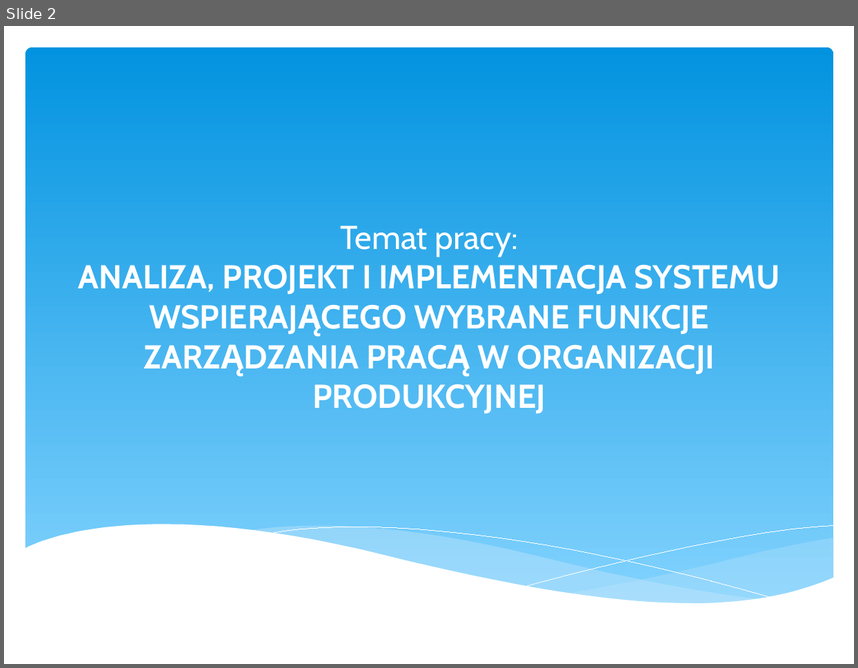
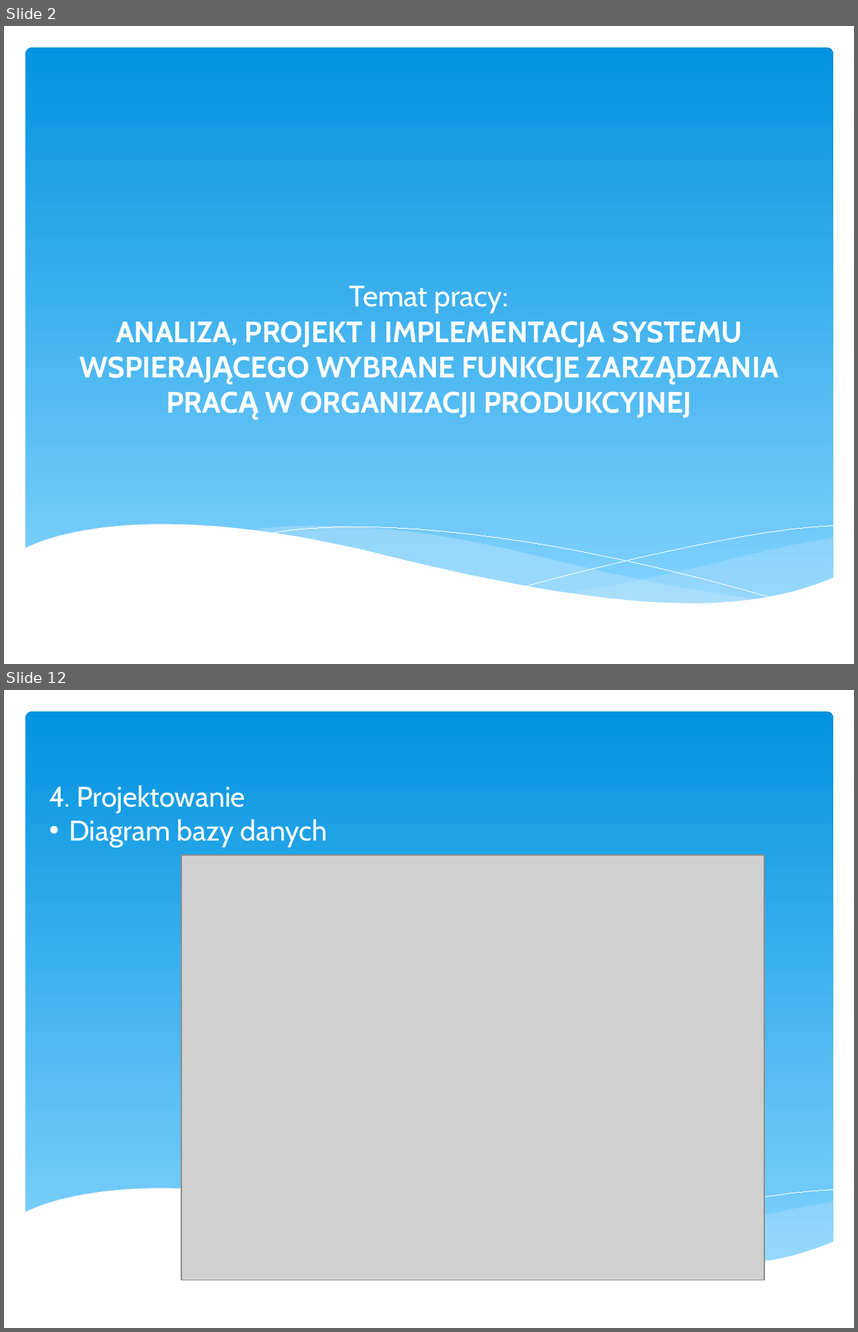
Before and after one commit to Slaper82/https-github.com-Slaper82-Inz2, a slide deck: Prezentacja seminarium.ppt. Shown one above the other, each under a label of ours: slide 2 before the commit, slides 2 and 12 after it; the slides between them are not shown. The pictures are 858x668 and 858x1332 pixels, drawn with LibreOffice and Linux fonts; fonts in the diff are those of the drawing; grey boxes stand for pictures. Boxes give left, top, right and bottom in pixels: in the first picture for what was removed or moved away, otherwise in the second. Text is boxed around its words. In the diff, an @@ line names an element or a change of style, - is before the commit and + after.

```diff
--- a/Prezentacja seminarium.ppt
+++ b/Prezentacja seminarium.ppt
@@ slide 12 added at [4, 690, 854, 1328], background #FFFFFF; not listed: 6 template elements that a slide beside it also shows @@
@@ text added at [49, 785, 327, 847], 24 pt, text #FFFFFF @@
+4. Projektowanie
+• Diagram bazy danych
@@ picture added at [181, 855, 765, 1280] @@
@@ slide 2 changed as well @@
@@ title "Temat pracy: ANALIZA, PROJEKT I ..." at [116, 285, 742, 418]: size 28 to 25 pt @@
```
Also in this commit, not shown: 1 other slide changed, 11 other slides added, 3 slides removed, 2 other files.
